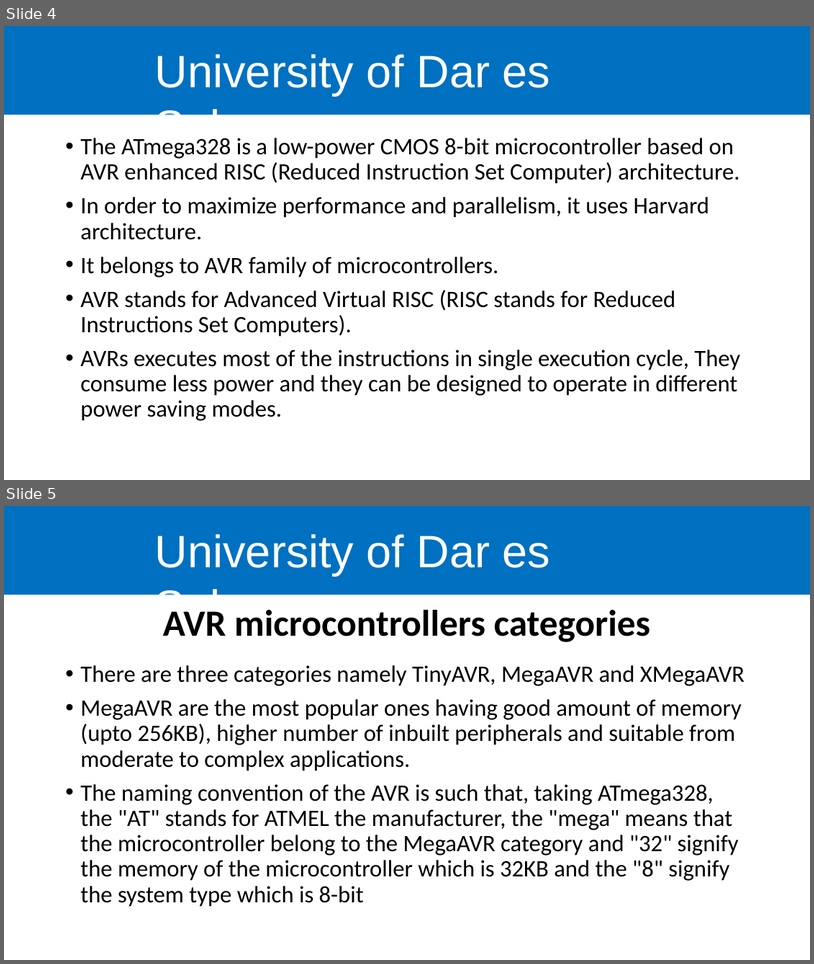
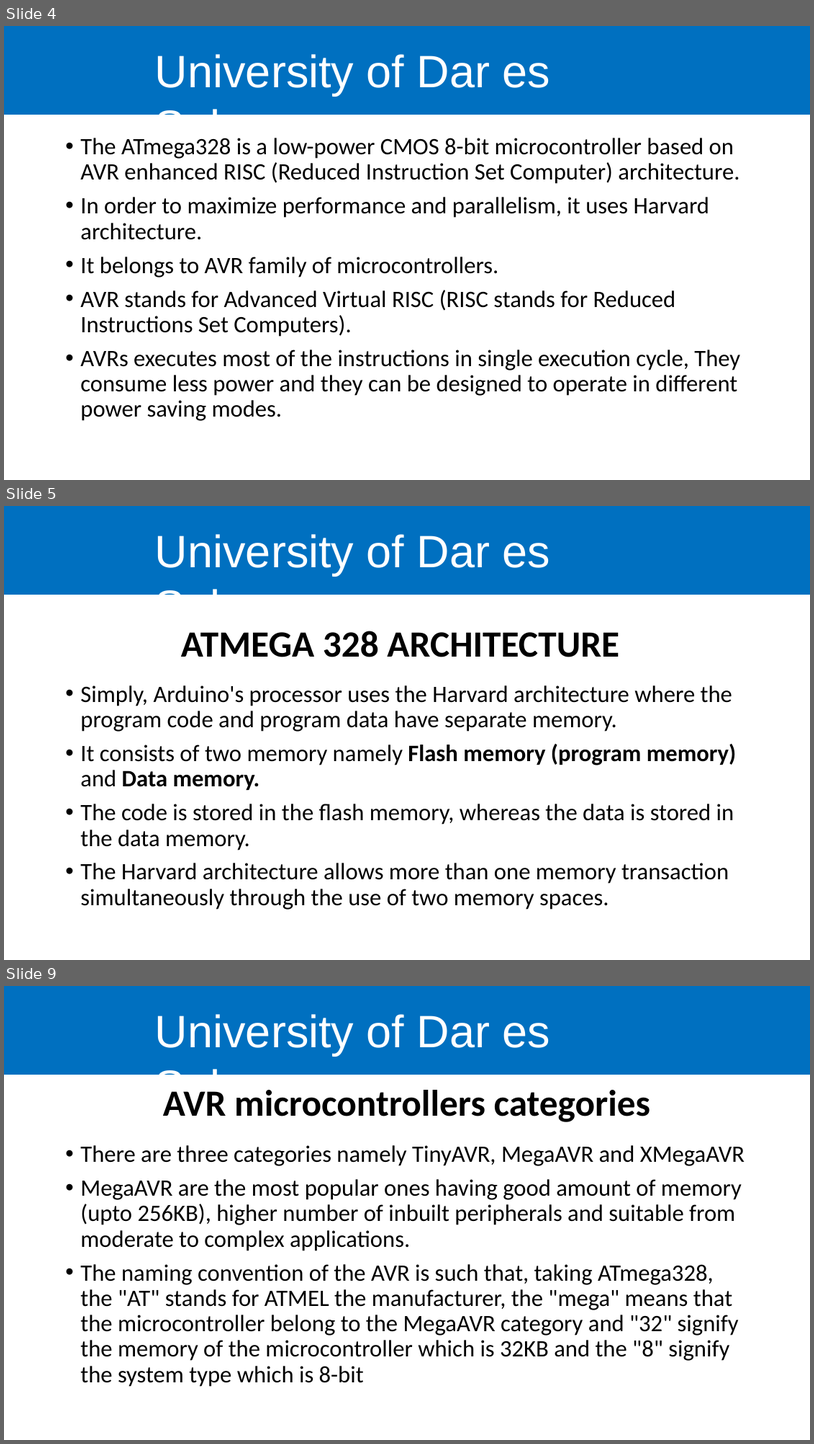
Before and after one commit to kelvkedyson/uissArduino, a slide deck: Lectures/ppts/Lecture 3.pptx. Shown one above the other, each under a label of ours: slides 4 and 5 before the commit, slides 4, 5 and 9 after it; the slides between them are not shown. The pictures are 814x964 and 814x1444 pixels, drawn with LibreOffice and Linux fonts; fonts in the diff are those of the drawing; background and template pictures are left out. Boxes give left, top, right and bottom in pixels: in the first picture for what was removed or moved away, otherwise in the second. Text is boxed around its words. In the diff, an @@ line names an element or a change of style, - is before the commit and + after.

```diff
--- a/Lectures/ppts/Lecture 3.pptx
+++ b/Lectures/ppts/Lecture 3.pptx
@@ slide 5 added at <box>4,506,810,960</box>, background #FFFFFF; not listed: 2 template elements that a slide beside it also shows @@
@@ title added at <box>181,631,620,657</box>, 44 pt, text #000000, bold @@
+ATMEGA 328 ARCHITECTURE
@@ text added at <box>80,685,736,909</box>, 28 pt, text #000000 @@
+• Simply, Arduino's processor uses the Harvard architecture where the program code and program data have separate memory.
+• It consists of two memory namely Flash memory (program memory) and Data memory.
+• The code is stored in the flash memory, whereas the data is stored in the data memory.
+• The Harvard architecture allows more than one memory transaction simultaneously through the use of two memory spaces.
@@ what was slide 5 is now slide 9 @@
```
Also in this commit, not shown: 3 other slides added, 1 other file.
